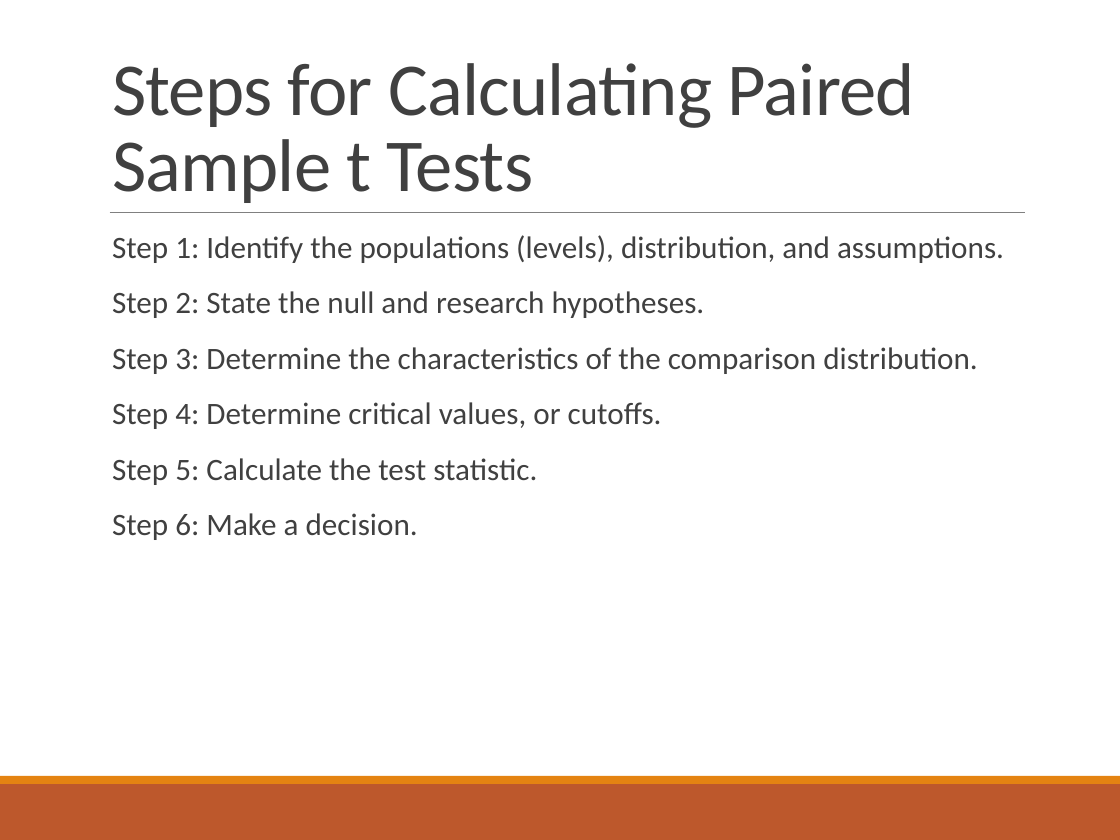
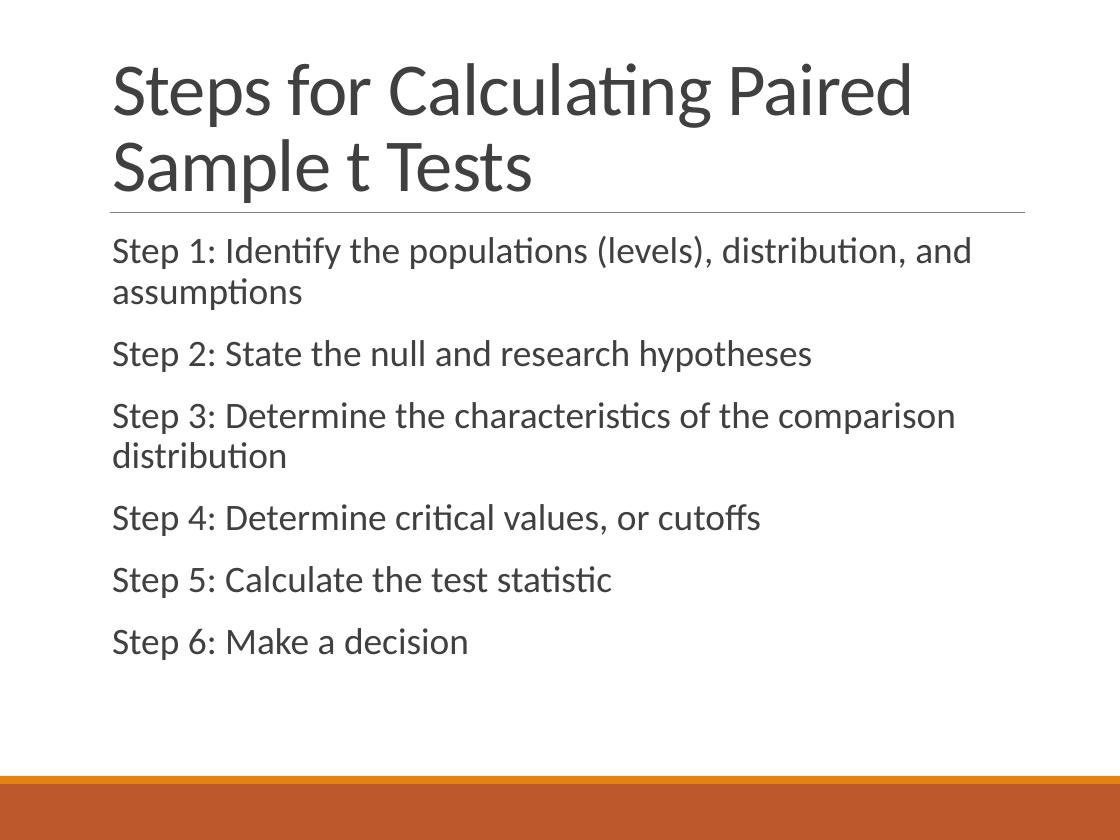
Before and after one commit to doomlab/PSY-200, a slide deck: slide 13 of Fall2018 Lecture Notes/Chapter 10 Lecture.pptx. Drawn at 1120x840 pixels with LibreOffice and Linux fonts; fonts in the diff are those of the drawing. Boxes give left, top, right and bottom in pixels: in the first picture for what was removed or moved away, otherwise in the second. Text is boxed around its words. In the diff, an @@ line names an element or a change of style, - is before the commit and + after.

```diff
--- a/Fall2018 Lecture Notes/Chapter 10 Lecture.pptx
+++ b/Fall2018 Lecture Notes/Chapter 10 Lecture.pptx
@@ text at (112,236,972,660): text changed; size 20 to 24 pt @@
-  Step 1: Identify the populations (levels), distribution, and assumptions.
-  Step 2: State the null and research hypotheses.
-  Step 3: Determine the characteristics of the comparison distribution.
-  Step 4: Determine critical values, or cutoffs.
-  Step 5: Calculate the test statistic.
-  Step 6: Make a decision.
+  Step 1: Identify the populations (levels), distribution, and assumptions
+  Step 2: State the null and research hypotheses
+  Step 3: Determine the characteristics of the comparison distribution
+  Step 4: Determine critical values, or cutoffs
+  Step 5: Calculate the test statistic
+  Step 6: Make a decision
```
Also in this commit, not shown: 20 other slides changed, 7 slides added, 4 slides removed, 4 other files.
